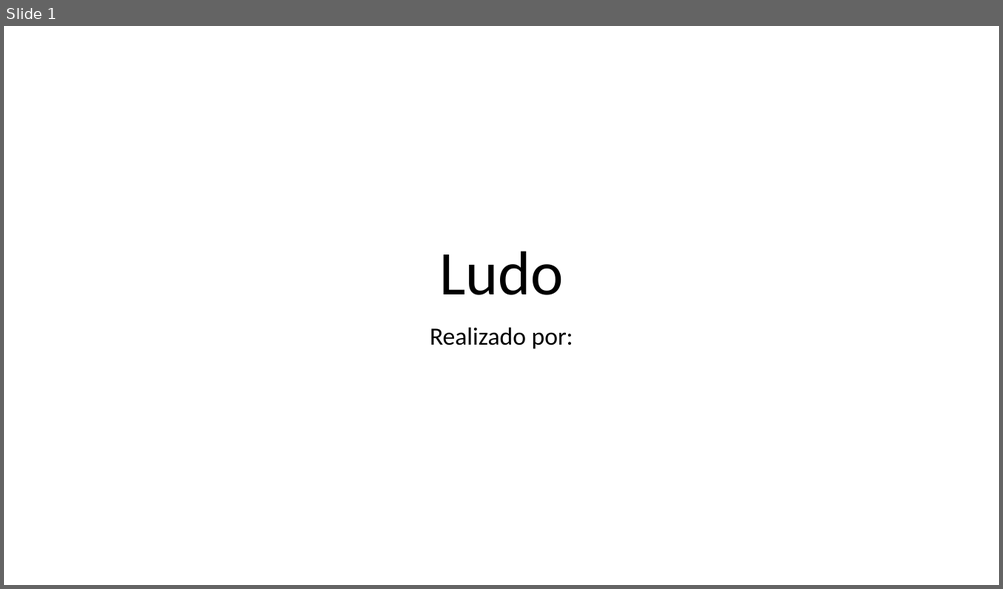
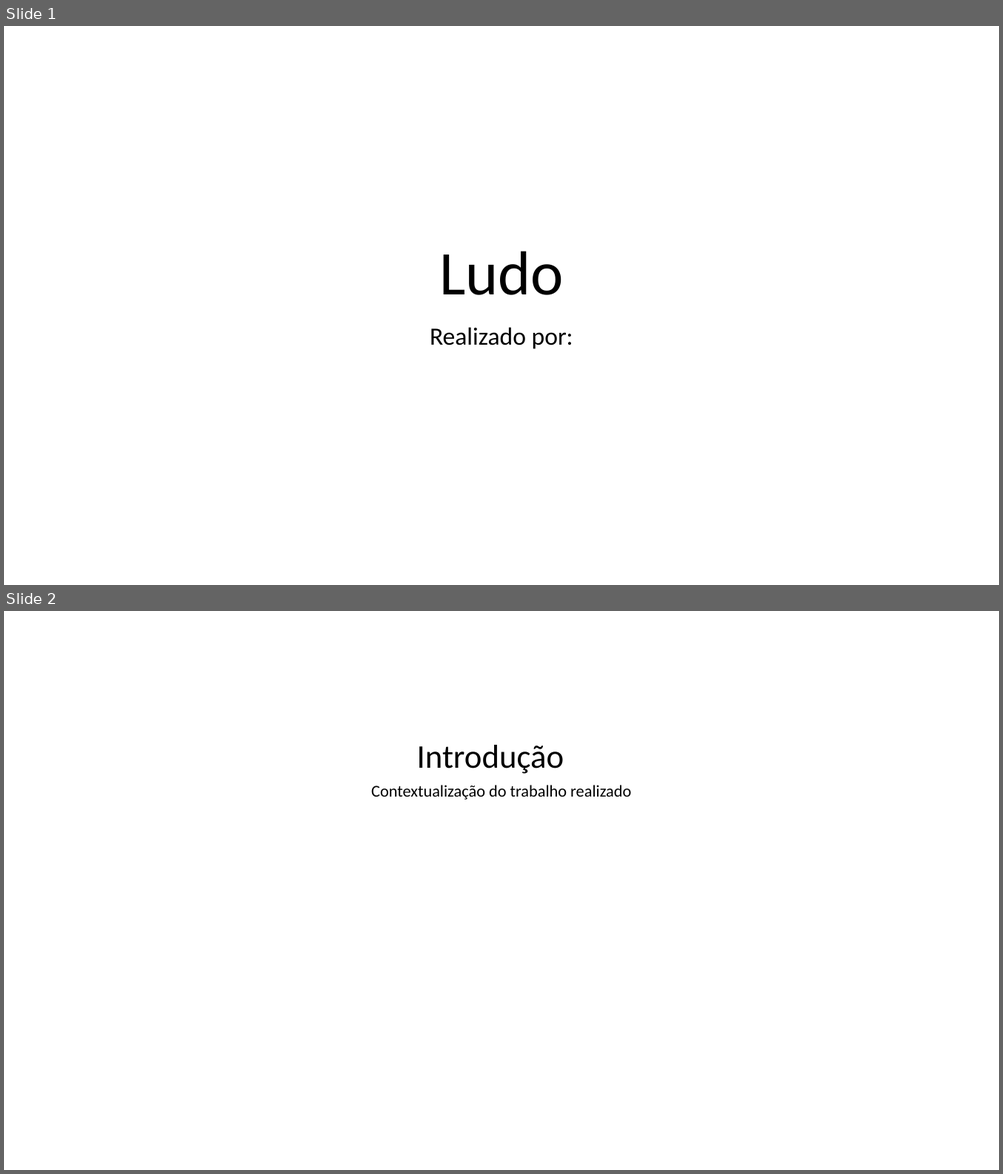
Before and after one commit to Arihz/ldp_ludo, a slide deck: ldp_ludo.pptx. Shown one above the other, each under a label of ours: slide 1 before the commit, slides 1 and 2 after it. The pictures are 1003x589 and 1003x1174 pixels, drawn with LibreOffice and Linux fonts; fonts in the diff are those of the drawing. Boxes give left, top, right and bottom in pixels: in the first picture for what was removed or moved away, otherwise in the second. Text is boxed around its words. In the diff, an @@ line names an element or a change of style, - is before the commit and + after.

```diff
--- a/ldp_ludo.pptx
+++ b/ldp_ludo.pptx
@@ slide 2 added at [4,611,999,1170], background #FFFFFF @@
@@ title added at [417,745,564,774], 32 pt, text #000000 @@
+Introdução
@@ text added at [371,785,631,800], 16 pt, text #000000 @@
+Contextualização do trabalho realizado
```
Also in this commit, not shown: 2 slides changed, 1 slide removed.
